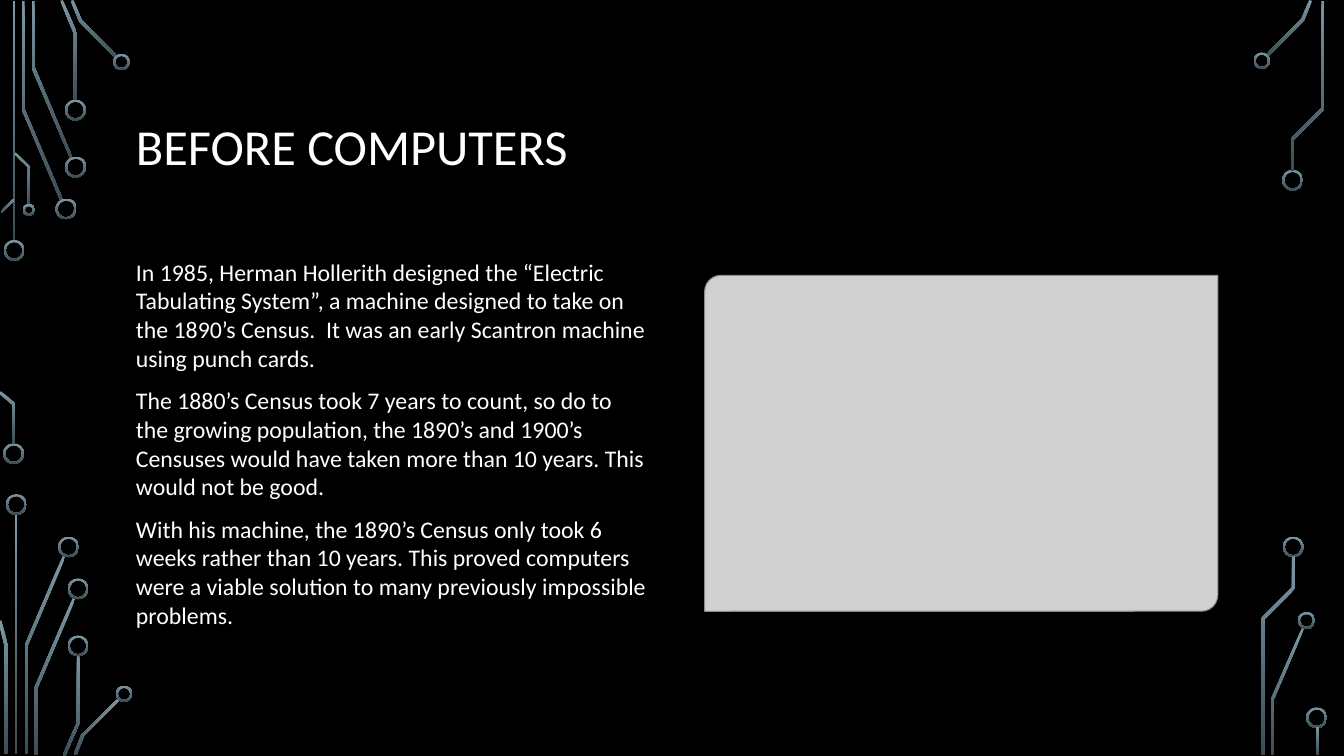
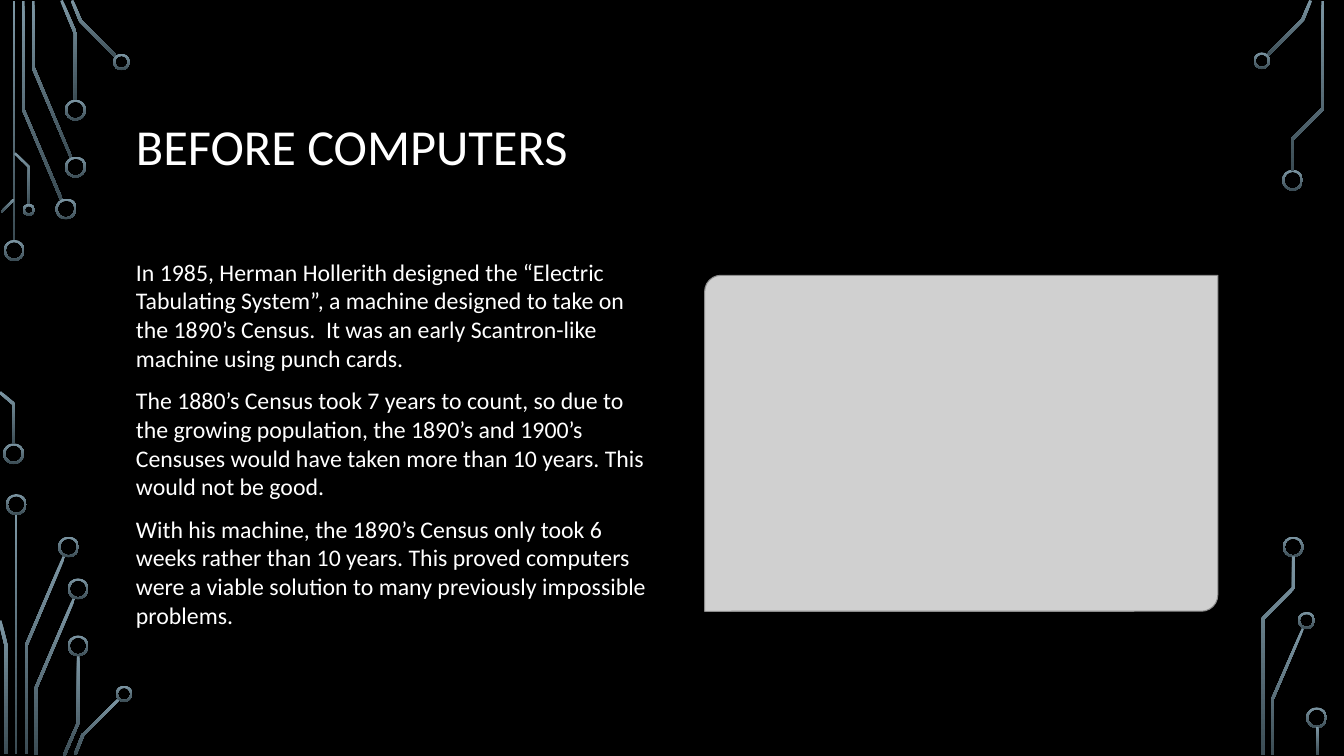
Before and after one commit to rbaker26/Programming-Merit-Badge, a slide deck: slide 8 of ProgrammingMB.pptx (slide 7 before the commit). Drawn at 1344x756 pixels with LibreOffice and Linux fonts; fonts in the diff are those of the drawing; grey boxes stand for pictures; background and template pictures are left out. Boxes give left, top, right and bottom in pixels: in the first picture for what was removed or moved away, otherwise in the second. Text is boxed around its words. In the diff, an @@ line names an element or a change of style, - is before the commit and + after.

```diff
--- a/ProgrammingMB.pptx
+++ b/ProgrammingMB.pptx
@@ text at <box>136,264,644,499</box>: text changed @@
-In 1985, Herman Hollerith designed the “Electric Tabulating System”, a machine designed to take on the 1890’s Census. It was an early Scantron machine using punch cards.
-The 1880’s Census took 7 years to count, so do to the growing population, the 1890’s and 1900’s Censuses would have taken more than 10 years. This would not be good.
+In 1985, Herman Hollerith designed the “Electric Tabulating System”, a machine designed to take on the 1890’s Census. It was an early Scantron-like machine using punch cards.
+The 1880’s Census took 7 years to count, so due to the growing population, the 1890’s and 1900’s Censuses would have taken more than 10 years. This would not be good.
```
Also in this commit, not shown: 3 other slides changed, 3 slides added, 2 other files.
